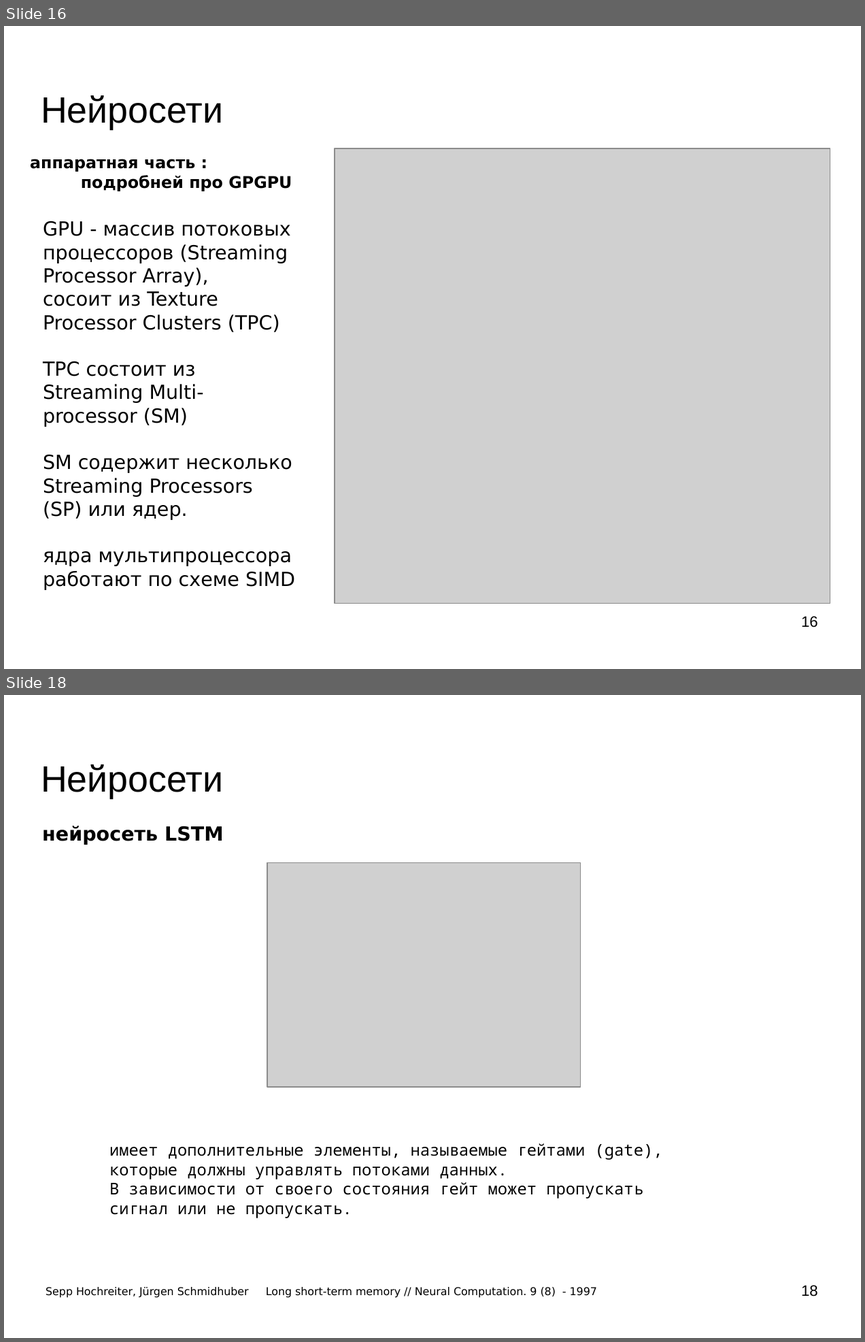
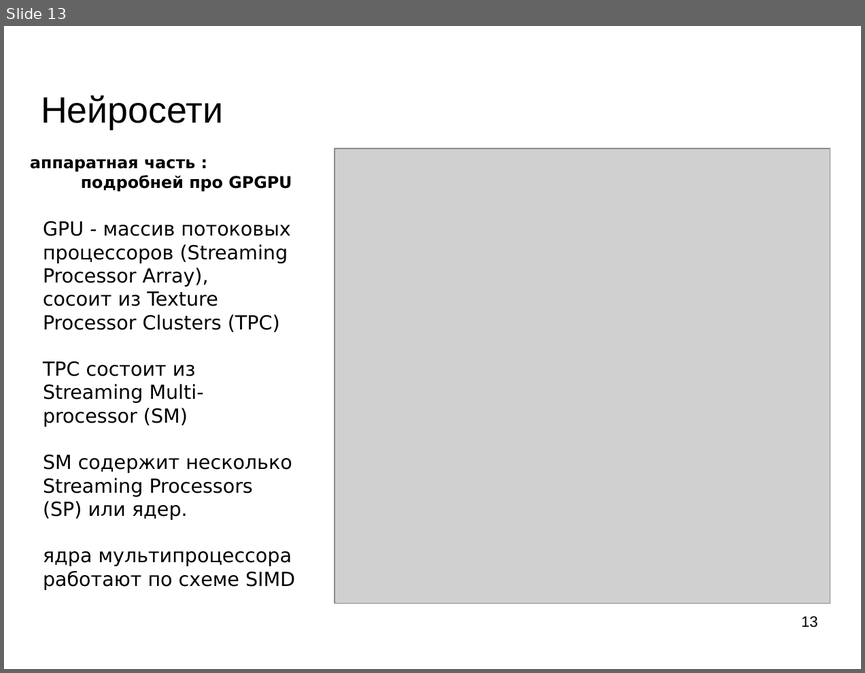
Before and after one commit to mechanoid5/ml_lectorium_legacy, a slide deck: 19-tech-stack-tf.odp. Shown one above the other, each under a label of ours: slides 16 and 18 before the commit, slide 13 after it; the slides between them are not shown. The pictures are 865x1342 and 865x673 pixels, drawn with LibreOffice and Linux fonts; fonts in the diff are those of the drawing; grey boxes stand for pictures; background and template pictures are left out. Boxes give left, top, right and bottom in pixels: in the first picture for what was removed or moved away, otherwise in the second. Text is boxed around its words. In the diff, an @@ line names an element or a change of style, - is before the commit and + after.

```diff
--- a/19-tech-stack-tf.odp
+++ b/19-tech-stack-tf.odp
@@ slide 18 removed at [4, 695, 861, 1338], background picture (left out) @@
@@ title removed at [41, 764, 223, 798] @@
-Нейросети
@@ text removed at [42, 826, 224, 845] @@
-нейросеть LSTM
@@ picture removed at [268, 862, 581, 1087] @@
@@ text removed at [109, 1143, 663, 1218] @@
-имеет дополнительные элементы, называемые гейтами (gate), которые должны управлять потоками данных.
-В зависимости от своего состояния гейт может пропускать сигнал или не пропускать.
@@ page number removed at [801, 1285, 818, 1296] @@
-18
@@ text removed at [45, 1287, 597, 1297] @@
-Sepp Hochreiter, Jürgen Schmidhuber Long short-term memory // Neural Computation. 9 (8) - 1997
@@ what was slide 16 is now slide 13 @@
@@ page number at [801, 616, 818, 627]: text changed @@
-16
+13
```
Also in this commit, not shown: 10 slides changed, 8 slides added, 1 other slide removed.
